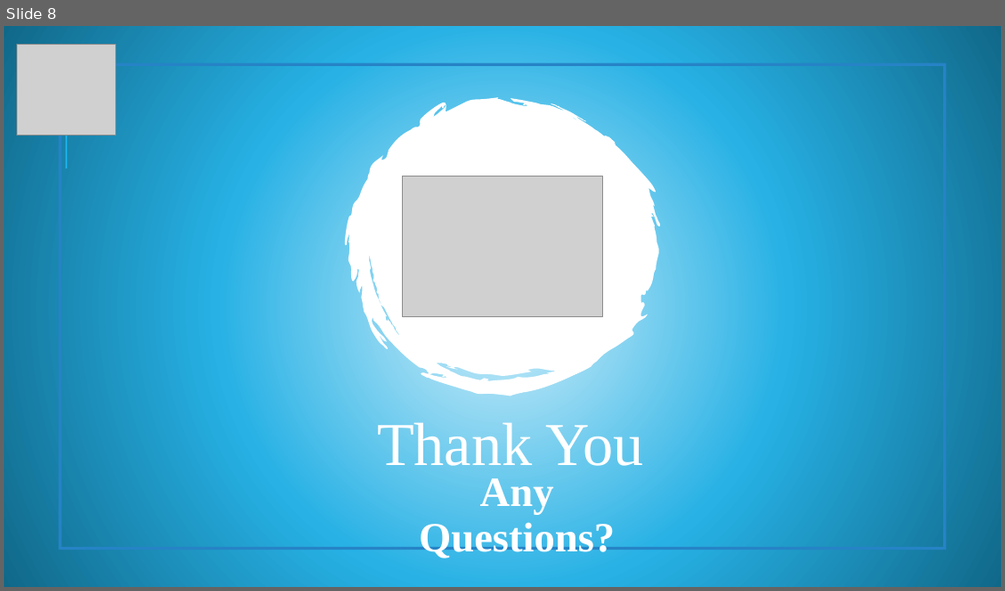
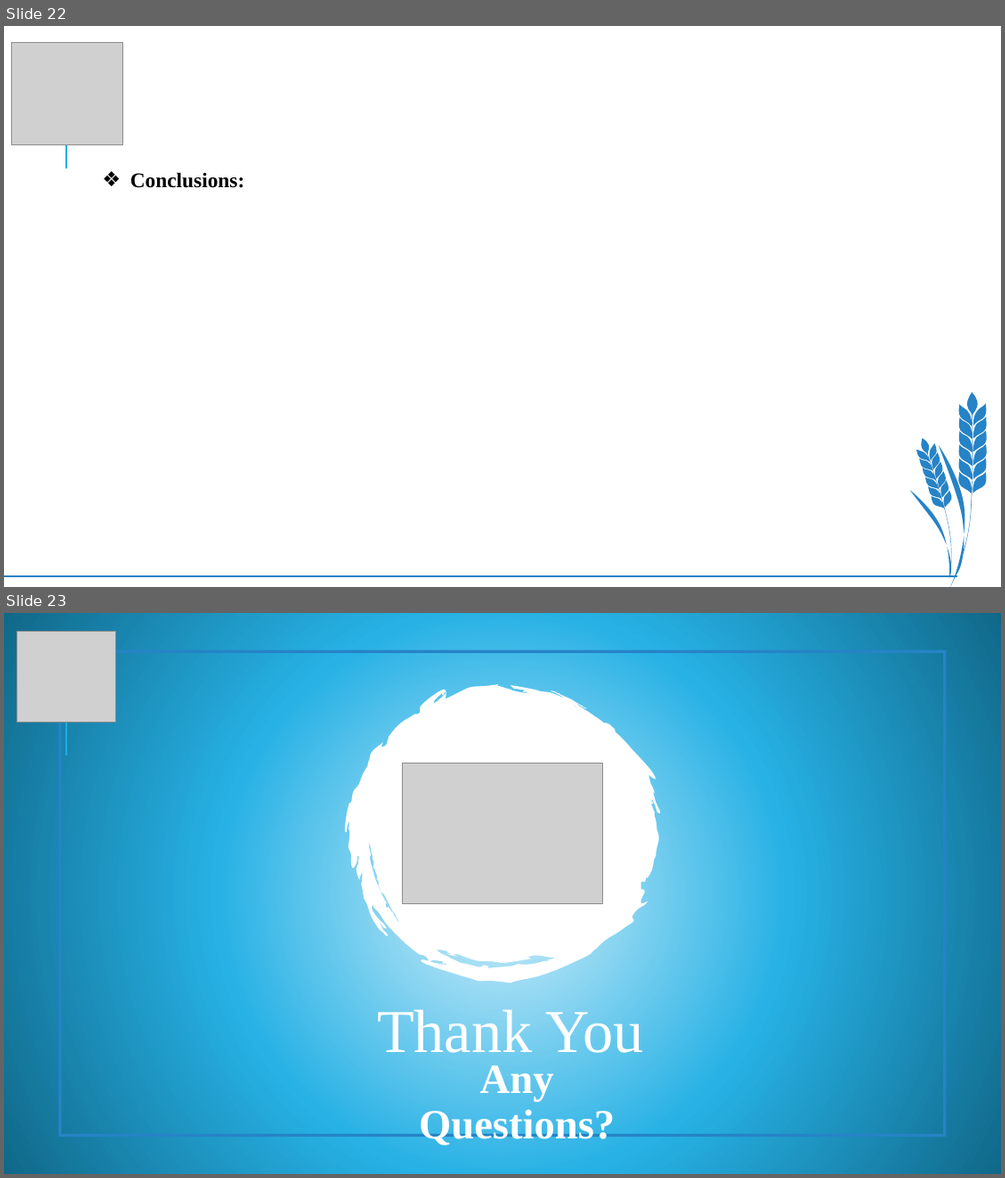
Before and after one commit to DSCI-6602-EDA-Project/EDA, a slide deck: Doctors_by_countries.pptx. Shown one above the other, each under a label of ours: slide 8 before the commit, slides 22 and 23 after it. The pictures are 1005x591 and 1005x1178 pixels, drawn with LibreOffice and Linux fonts; fonts in the diff are those of the drawing; grey boxes stand for pictures. Boxes give left, top, right and bottom in pixels: in the first picture for what was removed or moved away, otherwise in the second. Text is boxed around its words. In the diff, an @@ line names an element or a change of style, - is before the commit and + after.

```diff
--- a/Doctors_by_countries.pptx
+++ b/Doctors_by_countries.pptx
@@ slide 22 added at [4, 26, 1001, 587], background #FFFFFF; not listed: 1 template element that a slide beside it also shows @@
@@ picture added at [11, 42, 122, 145] @@
@@ text added at [130, 172, 244, 188], 20 pt, text #000000, bold @@
+❖ Conclusions:
@@ freeform shape added at [910, 392, 987, 587], fill #2683C6 @@
@@ line added from (4, 576) to (957, 576), #2683C6 1.75 pt @@
@@ what was slide 8 is now slide 23 @@
```
Also in this commit, not shown: 6 slides changed, 14 other slides added.
